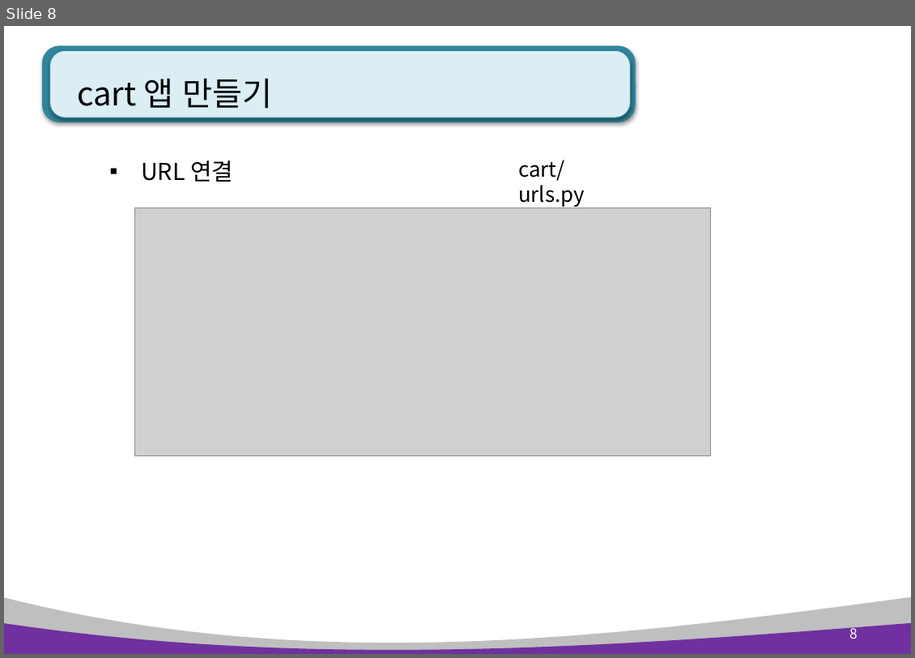
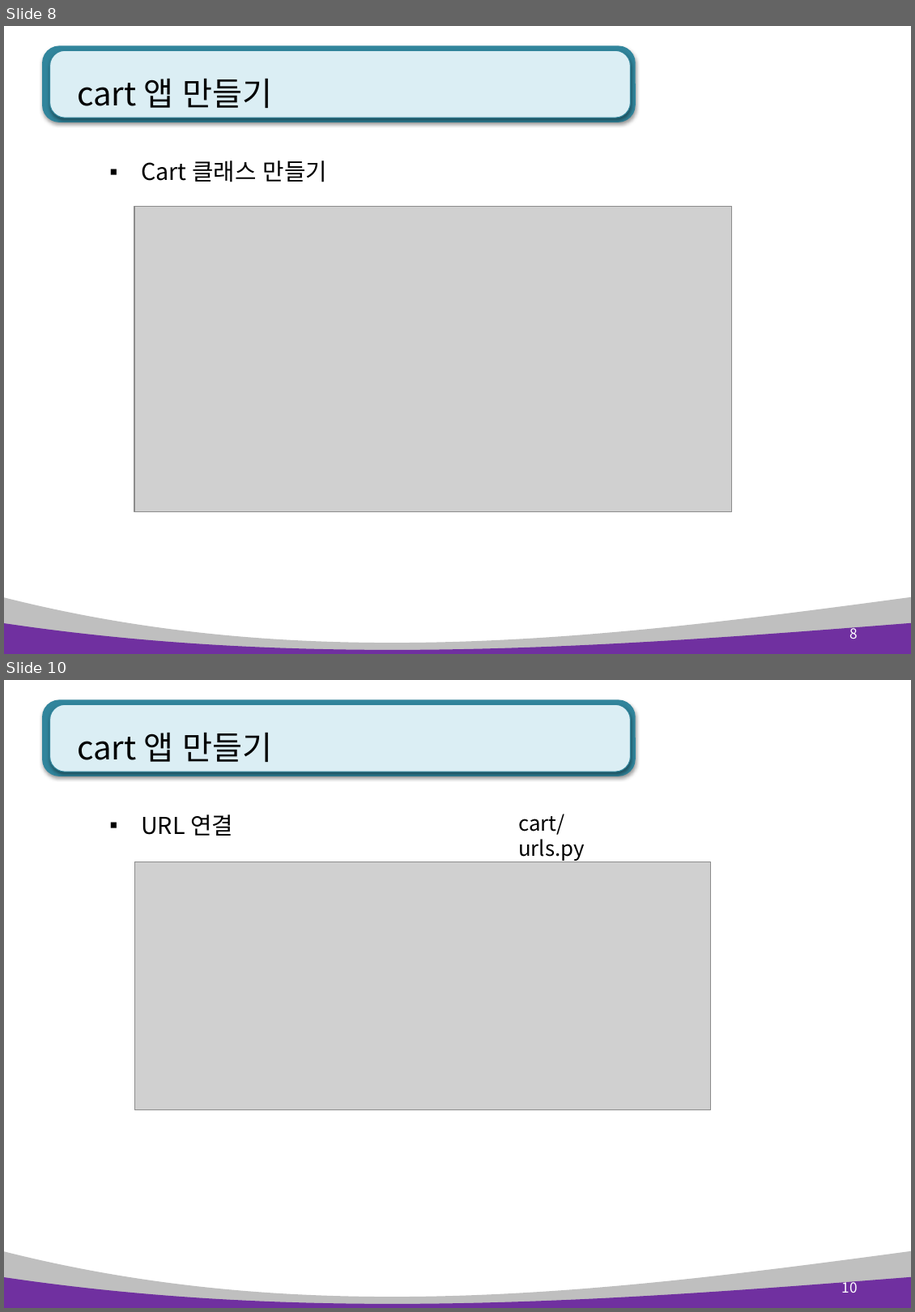
Before and after one commit to kiyongee2/green_project_web, a slide deck: django_ppt/shop_ppt/2장. cart(장바구니).pptx. Shown one above the other, each under a label of ours: slide 8 before the commit, slides 8 and 10 after it; the slides between them are not shown. The pictures are 915x658 and 915x1312 pixels, drawn with LibreOffice and Linux fonts; fonts in the diff are those of the drawing; grey boxes stand for pictures. Boxes give left, top, right and bottom in pixels: in the first picture for what was removed or moved away, otherwise in the second. Text is boxed around its words. In the diff, an @@ line names an element or a change of style, - is before the commit and + after.

Commit message:
cart ppt

```diff
--- a/django_ppt/shop_ppt/2장. cart(장바구니).pptx
+++ b/django_ppt/shop_ppt/2장. cart(장바구니).pptx
@@ slide 8 added at [4, 26, 911, 654], background #FFFFFF; not listed: 4 template elements that a slide beside it also shows @@
@@ title added at [77, 78, 273, 108], 28 pt, text #000000 @@
+cart 앱 만들기
@@ text added at [141, 160, 327, 182], 20 pt, text #000000 @@
+▪ Cart 클래스 만들기
@@ picture added at [134, 207, 732, 512] @@
@@ page number added at [850, 625, 858, 638], 12 pt, text #FFFFFF @@
+8
@@ what was slide 8 is now slide 10 @@
@@ page number at [842, 1279, 857, 1292]: text changed @@
-8
+10
```
Also in this commit, not shown: 5 slides changed, 1 other slide added, 2 other files.
